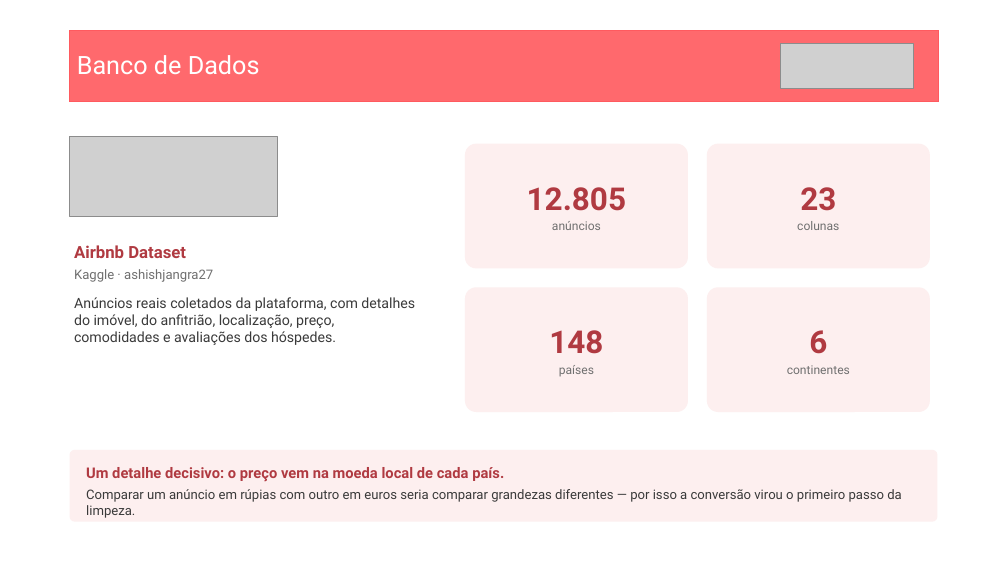
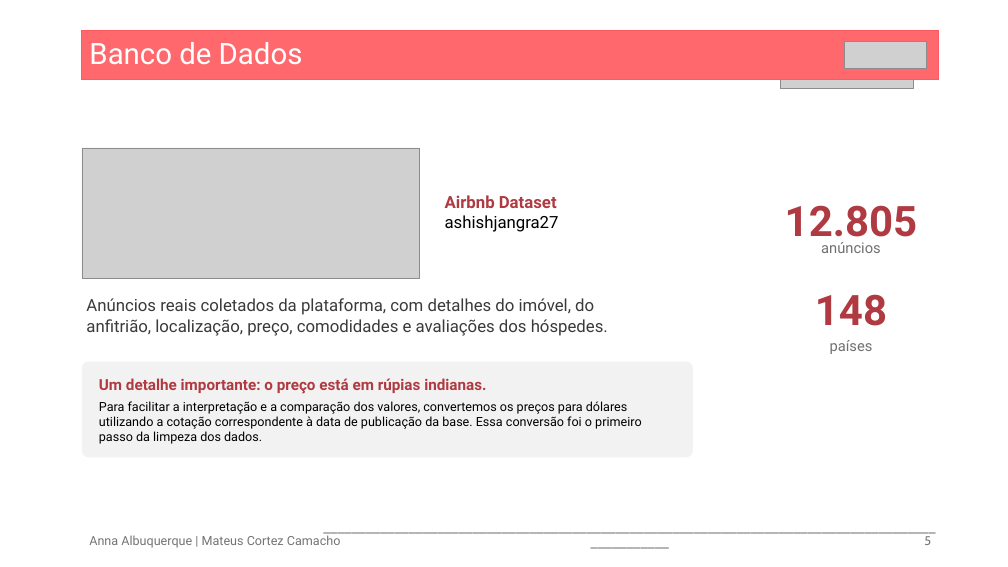
Before and after one commit to Matex0406/Projeto_1_CB, a slide deck: slide 5 of Seminario 1 - Insper Data - Analise AirBnb - Versão 2.pptx. Drawn at 1008x567 pixels with LibreOffice and Linux fonts; fonts in the diff are those of the drawing; grey boxes stand for pictures. Boxes give left, top, right and bottom in pixels: in the first picture for what was removed or moved away, otherwise in the second. Text is boxed around its words. In the diff, an @@ line names an element or a change of style, - is before the commit and + after.

```diff
--- a/Seminario 1 - Insper Data - Analise AirBnb - Versão 2.pptx
+++ b/Seminario 1 - Insper Data - Analise AirBnb - Versão 2.pptx
@@ rectangle "Banco de Dados" resized from (x1=70, y1=30, x2=939, y2=101) to (x1=82, y1=30, x2=938, y2=80) @@
@@ rectangle "Banco de Dados" at (x1=82, y1=30, x2=938, y2=80): size 24 to 28 pt; title to rectangle @@
@@ picture added at (x1=845, y1=42, x2=926, y2=69) @@
@@ picture resized from (x1=70, y1=136, x2=278, y2=216) to (x1=82, y1=148, x2=420, y2=279) @@
@@ rounded rectangle removed at (x1=465, y1=144, x2=688, y2=268) @@
-12.805
-anúncios
@@ rounded rectangle removed at (x1=707, y1=144, x2=930, y2=268) @@
-23
-colunas
@@ text added at (x1=445, y1=195, x2=559, y2=232), 16 pt, text #000000 @@
+Airbnb Dataset ashishjangra27
@@ text added at (x1=785, y1=205, x2=918, y2=246), 40 pt, text #B03A41, bold @@
+12.805
@@ text at (x1=74, y1=245, x2=213, y2=282): paragraphs removed @@
-Airbnb Dataset
-Kaggle · ashishjangra27
@@ text "Anúncios reais coletados da plataforma, ..." moved from (x1=74, y1=245, x2=415, y2=345) to (x1=86, y1=298, x2=608, y2=336) @@
@@ text "Anúncios reais coletados da plataforma, ..." at (x1=86, y1=298, x2=608, y2=336): size 13.5 to 16 pt @@
@@ text added at (x1=821, y1=242, x2=881, y2=253), 14 pt, text #707070 @@
+anúncios
@@ rounded rectangle removed at (x1=707, y1=287, x2=930, y2=412) @@
-6
-continentes
@@ text "148" moved from (x1=465, y1=287, x2=688, y2=412) to (x1=815, y1=294, x2=887, y2=354) @@
@@ text "148" at (x1=815, y1=294, x2=887, y2=354): size 30 to 40 pt in "148"; size 11.5 to 14 pt in "países"; vertical alignment middle to top; fill #FDEFEF to none @@
@@ rounded rectangle "Um detalhe importante: o preço ..." resized from (x1=70, y1=450, x2=938, y2=522) to (x1=82, y1=361, x2=693, y2=457) @@
@@ rounded rectangle "Um detalhe importante: o preço ..." at (x1=82, y1=361, x2=693, y2=457): fill #FDEFEF to #F2F2F2 @@
@@ text in rounded rectangle at (x1=99, y1=378, x2=641, y2=444): text changed; size 12.5 to 12 pt; text colour #3A3A3A to #000000 @@
-Um detalhe decisivo: o preço vem na moeda local de cada país.
-Comparar um anúncio em rúpias com outro em euros seria comparar grandezas diferentes — por isso a conversão virou o primeiro passo da limpeza.
+Um detalhe importante: o preço está em rúpias indianas.
+Para facilitar a interpretação e a comparação dos valores, convertemos os preços para dólares utilizando a cotação correspondente à data de publicação da base. Essa conversão foi o primeiro passo da limpeza dos dados.
@@ text added at (x1=89, y1=533, x2=341, y2=548), 12 pt, text #747474 @@
+Anna Albuquerque | Mateus Cortez Camacho
@@ text added at (x1=312, y1=516, x2=948, y2=554), 12 pt, text #797979 @@
+_________________________________________________________________________________________________
@@ page number added at (x1=924, y1=536, x2=931, y2=545), 12 pt, text #797979 @@
+5
```
Also in this commit, not shown: 10 other slides changed, 2 slides added, 4 slides removed, 2 other files.
